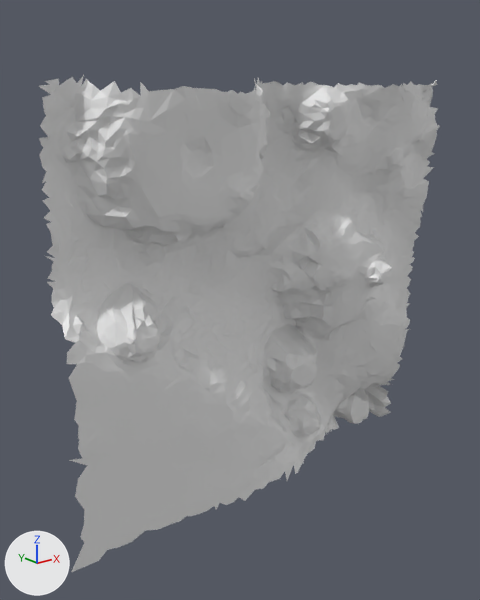
What one commit did to the glTF model moon small_tiles/tile_193.glb.
Before and after are seen from a 50 mm lens placed at (-1.24, 22.5, 4.92), pointed at (3.57, 28.51, 2.52). Lighting does not change. The marker at lower left points along +X, +Y and +Z. The picture after the commit comes second. Vertices at exactly the same position are counted once.

In view in the first picture: 't193'.
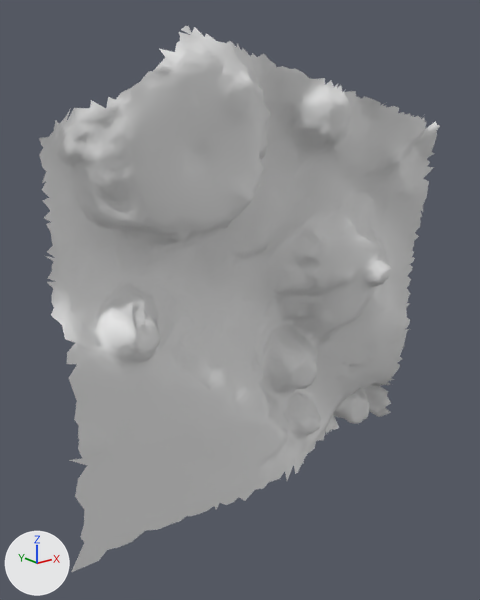
Location of each change, (x1, y1, x2, y2) in pixels of the pictures (480 x 600 px; the box of a moved part takes in the faces that stretch with it):
't193', reshaped (10% taller): before (39, 75, 440, 572); after (39, 26, 440, 572)
part 1 of me_t193, moved or reshaped: before (39, 75, 438, 137); after (132, 26, 334, 96)

The change in detail:
me_t193 is used by ob_t193; location (0.0, 0.0, 0.0).
me_t193 had 4582 vertices, 8869 faces and spanned x 1.11..6.54, y 27.77..29.01, z -0.09..5.1.
me_t193 now has 4565 vertices, 8837 faces and spans x 1.11..6.54, y 27.76..29.01, z -0.09..5.53.
Part 1, on me_t193:
152 vertices are removed from x 1.21..6.44, y 27.77..28.52, z 4.59..5.1.
295 faces are deleted.
135 vertices are added at x 2.03..4.49, y 27.76..28.3, z 4.95..5.53.
263 new faces join them.
